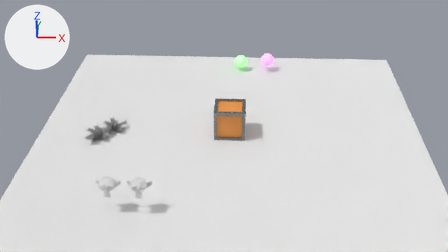
The Blender file ressources/box.blend as it was, and as the next commit left it.
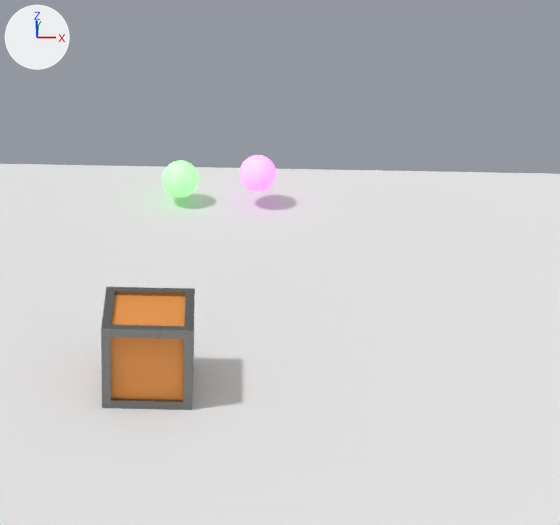
Each version is shown from the file's camera 'Camera', then close up on the part from 40% to 83% of the width and 0% to 72% of the height. The lights are fixed; the arrows at upper left show +X, +Y and +Z.
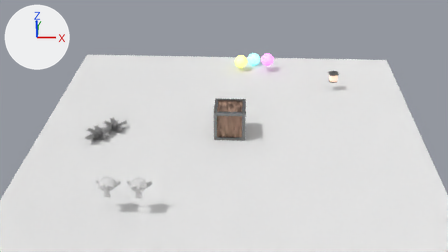
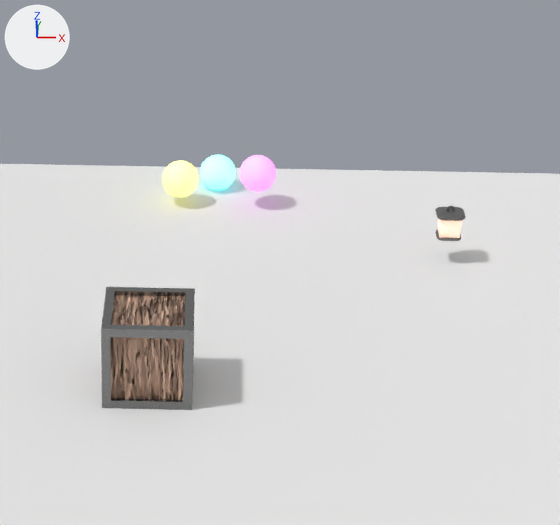
Boxes [x1, y1, x2, y2] around the edits, measured in the close-ups (560 x 525 px):
'Inner', surface changed (orange to brown): [111, 295, 186, 400] in both
'Sphere', recoloured: [162, 160, 199, 197] in both
'Sphere.002', added: after [200, 154, 236, 191]
'Mball.002', added: after [435, 206, 466, 241]
'Cube', added: after [438, 219, 462, 238]

Patch to the scene script:
```diff
--- a/ressources/box.blend.py
+++ b/ressources/box.blend.py
@@ mat_material @@
 n0 = _N.new('ShaderNodeBsdfPrincipled'); n0.name = 'Principled BSDF'
 n0.subsurface_method = 'RANDOM_WALK_SKIN'
-n0.inputs[0].default_value = (0.841, 0.317, 0.0655, 1.0)  # 'Base Color', orange #ec9948
+n0.inputs[0].default_value = (0.841, 0.524, 0.372, 1.0)  # 'Base Color', beige #ecbfa4
 n1 = _N.new('ShaderNodeOutputMaterial'); n1.name = 'Material Output'
+n2 = _N.new('ShaderNodeTexImage'); n2.name = 'Image Texture'
+n2.image = img_normal_box
+n3 = _N.new('ShaderNodeNormalMap'); n3.name = 'Normal Map'
+n3.uv_map = 'UVMap'
 _L.new(n0.outputs[0], n1.inputs[0])  # 'BSDF' to 'Surface'
+_L.new(n3.outputs[0], n0.inputs[5])  # 'Normal' to 'Normal'
+_L.new(n2.outputs[0], n3.inputs[1])  # 'Color' to 'Color'
@@ mat_material_003 @@
 mat_material_003.base_color = (0.8, 0.8, 0.8)  # white #e7e7e7
-mat_material_003.emission_color = (0.0, 1.0, 0.0)  # green #00ff00
+mat_material_003.emission_color = (1.0, 1.0, 0.0)  # yellow #ffff00
 mat_material_003.emission_strength = 1.0
@@ me_cube @@
 me_cube.from_pydata(...)  # 24 vertices, 6 faces; spans x -0.9..0.9, y -0.9..0.9, z -0.9..0.9
 # used by ob_inner; location = (0.0, 0.0, 0.0); scale = (2.0, 2.0, 2.0)
+# me_cube part 1: texture (UV) coordinates of 6 of 6 faces, centred in x -0.9..0.9, y -0.9..0.9, z -0.9..0.9, changed; they spanned u 0.15..0.85, v 0.02..0.98 and now span u 0.0..1.0, v 0.0..1.0
 me_cube.materials.append(mat_material)
@@ me_cube_002 @@
+me_cube_002.from_pydata([(-1.0, -1.0, 1.0), (-1.1, 1.5, 1.1), (-1.0, -1.0, -1.0), (-1.1, 1.5, -1.1), (1.0, -1.0, 1.0), (1.1, 1.5, 1.1), (1.0, -1.0, -1.0), (1.1, 1.5, -1.1)], [], [(1, 2, 0), (3, 6, 2), (7, 4, 6), (5, 0, 4), (6, 0, 2), (3, 5, 7), (1, 3, 2), (3, 7, 6), (7, 5, 4), (5, 1, 0), (6, 4, 0), (3, 1, 5)])
+me_cube_002.materials.append(mat_glass)  # white #e7e7e7
@@ ob_mball_002 @@
+ob_mball_002 = bpy.data.objects.new('Mball.002', me_mball_001)  # 1600 vertices, 3192 faces; spans x -2.5..2.5, y -1.2..15.1, z -2.5..2.5; in mat_metal (dark grey #666666)
+ob_mball_002.location = (14.84, 13.62, -0.59)
+ob_mball_002.rotation_euler = (1.571, 0.0, 0.0)  # degrees (90, 0, 0)
+ob_mball_002.scale = (0.293, 0.109, 0.293)
@@ ob_sphere_002 @@
+ob_sphere_002 = bpy.data.objects.new('Sphere.002', me_sphere_002)  # a UV sphere (32 segments, 16 rings, poles along z) spanning x -1.0..1.0, y -1.0..1.0, z -1.0..1.0; in mat_material_007 (white #e7e7e7)
+ob_sphere_002.location = (3.05, 22.19, -1.09)
@@ ob_cube @@
+ob_cube = bpy.data.objects.new('Cube', me_cube_002)
+ob_cube.location = (14.84, 13.62, -0.15)
+ob_cube.rotation_euler = (1.571, 0.0, 0.0)  # degrees (90, 0, 0)
+ob_cube.scale = (0.5, 0.5, 0.5)
```
